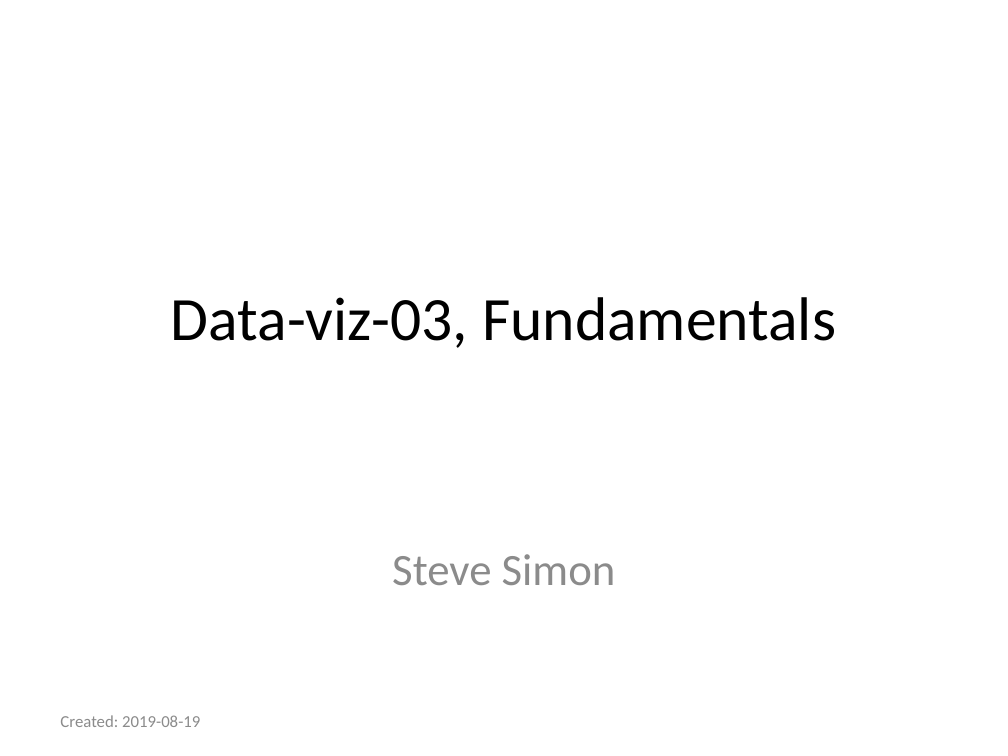
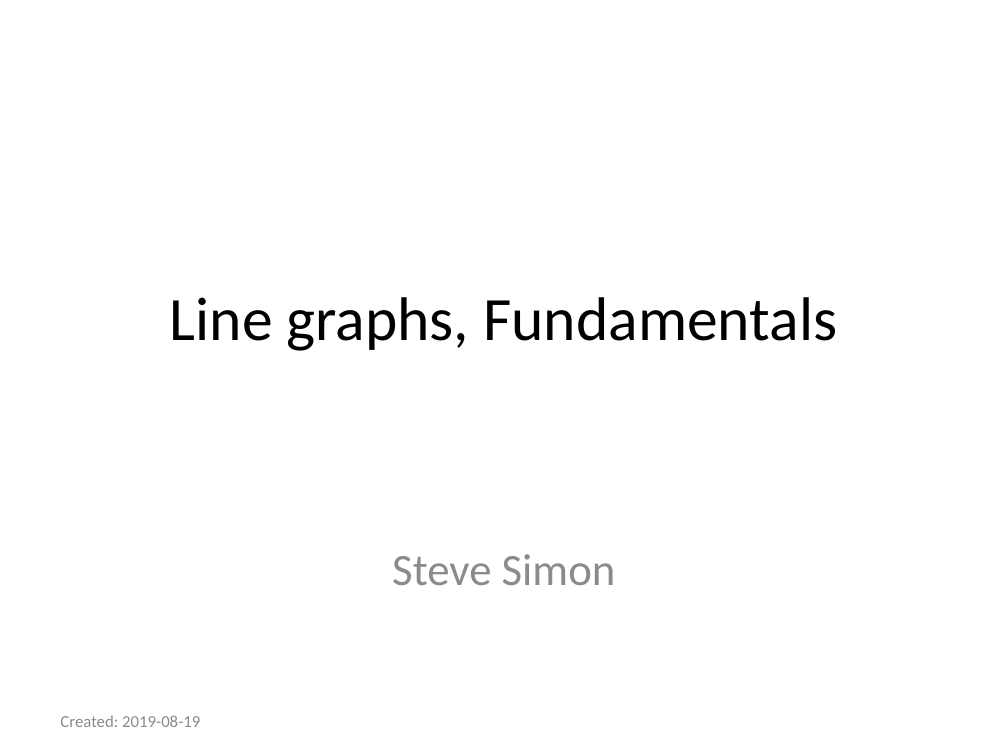
Before and after one commit to pmean/data-visualization, a slide deck: slide 1 of data-viz-03/component/fundamentals.pptx. Drawn at 1008x756 pixels with LibreOffice and Linux fonts; fonts in the diff are those of the drawing. Boxes give left, top, right and bottom in pixels: in the first picture for what was removed or moved away, otherwise in the second. Text is boxed around its words. In the diff, an @@ line names an element or a change of style, - is before the commit and + after.

Commit message:
Work on fundamentals.Rmd in data-viz-03

```diff
--- a/data-viz-03/component/fundamentals.pptx
+++ b/data-viz-03/component/fundamentals.pptx
@@ title at (170,297,837,351): text changed @@
-Data-viz-03, Fundamentals
+Line graphs, Fundamentals
```
Also in this commit, not shown: 16 other slides changed, 3 slides added, 8 other files.
